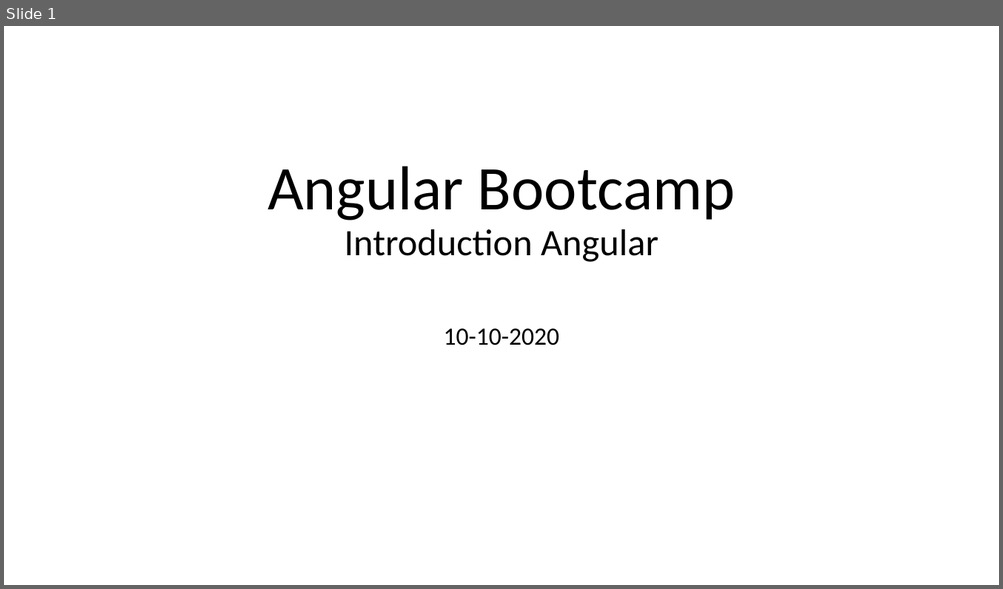
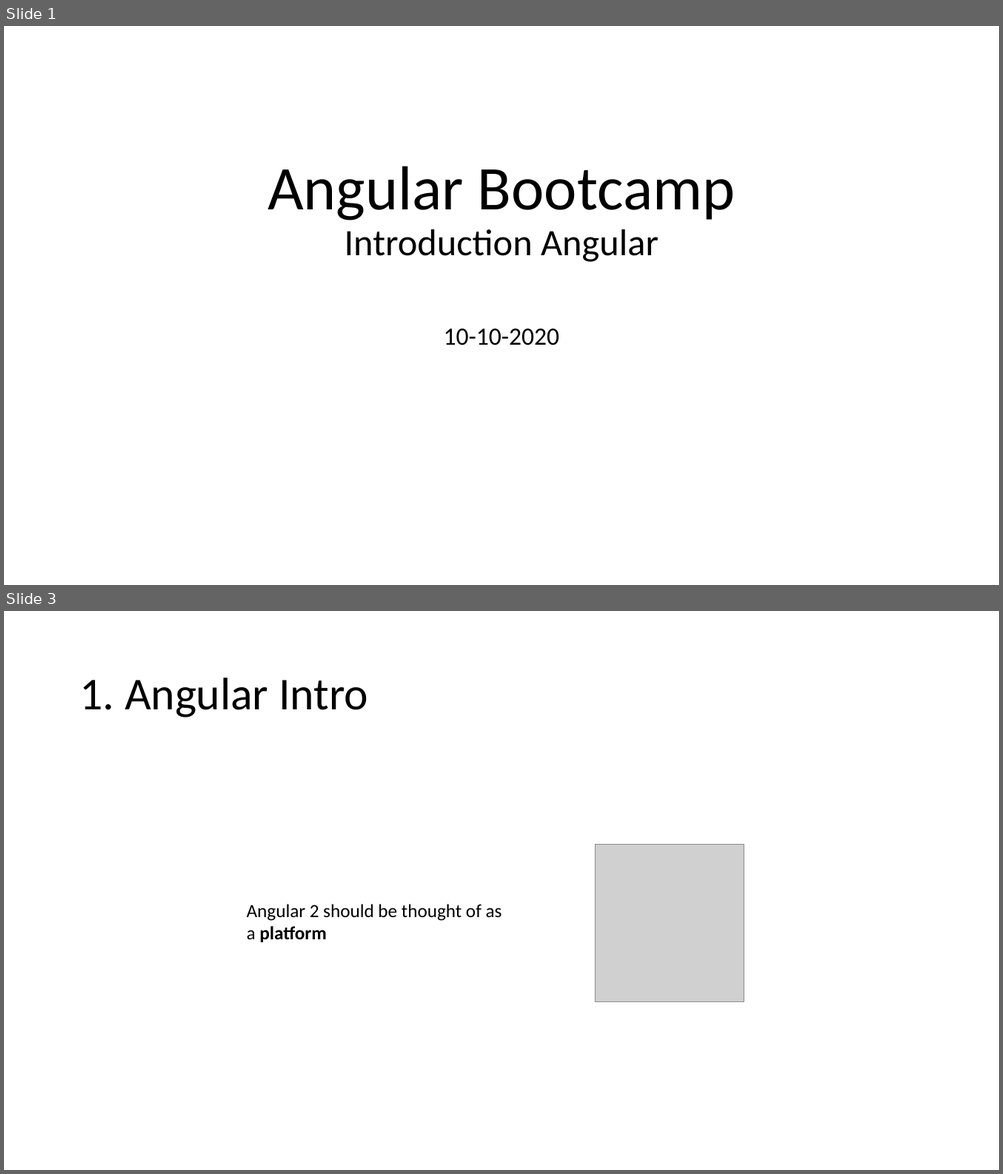
Before and after one commit to mrman888/angular-bootcamp-movie-app, a slide deck: _shared/01 Angular Bootcamp_intro_angular.pptx. Shown one above the other, each under a label of ours: slide 1 before the commit, slides 1 and 3 after it; the slides between them are not shown. The pictures are 1003x589 and 1003x1174 pixels, drawn with LibreOffice and Linux fonts; fonts in the diff are those of the drawing; grey boxes stand for pictures. Boxes give left, top, right and bottom in pixels: in the first picture for what was removed or moved away, otherwise in the second. Text is boxed around its words. In the diff, an @@ line names an element or a change of style, - is before the commit and + after.

```diff
--- a/_shared/01 Angular Bootcamp_intro_angular.pptx
+++ b/_shared/01 Angular Bootcamp_intro_angular.pptx
@@ slide 3 added at (4,611,999,1170), background #FFFFFF @@
@@ title added at (79,678,368,718), 44 pt, text #000000 @@
+1. Angular Intro
@@ picture added at (595,845,743,1002) @@
@@ text added at (247,904,502,943), 18 pt, text #000000 @@
+Angular 2 should be thought of as a platform
```
Also in this commit, not shown: 1 slide changed, 26 other slides added, 1 slide removed, 8 other files.
